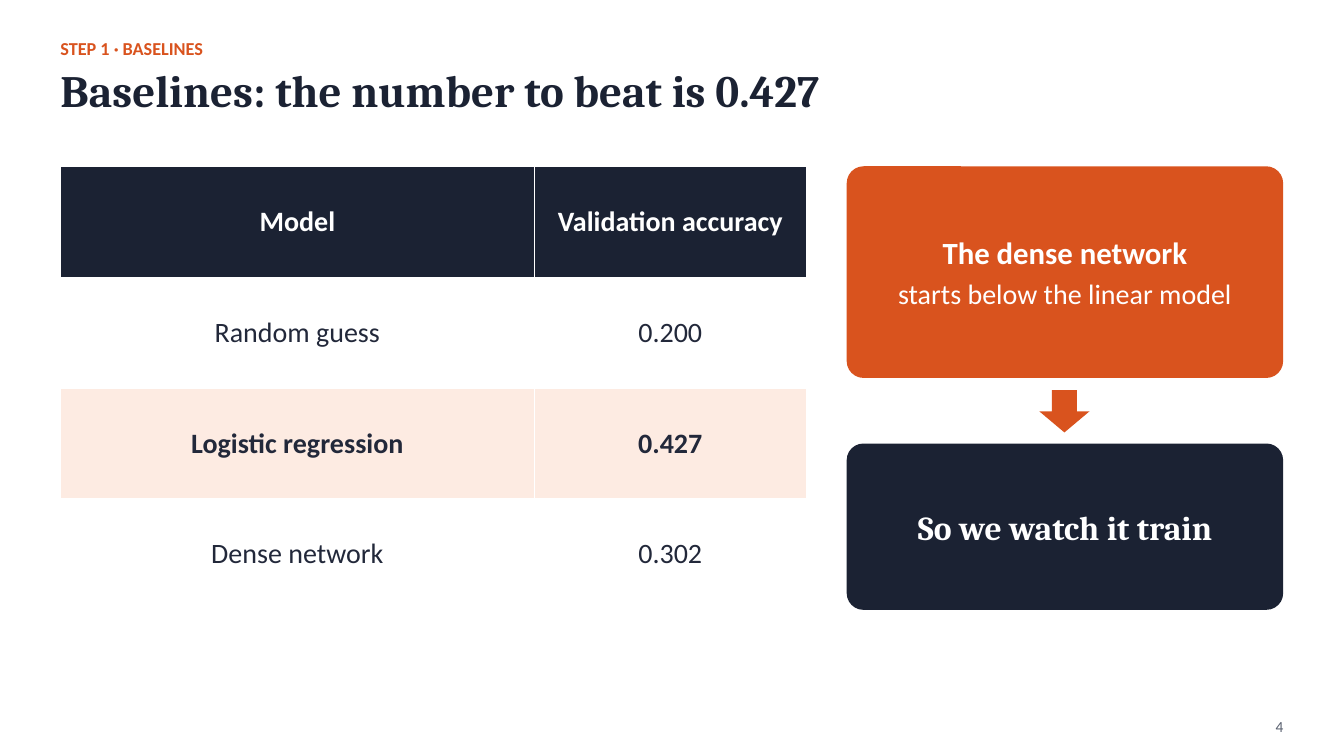
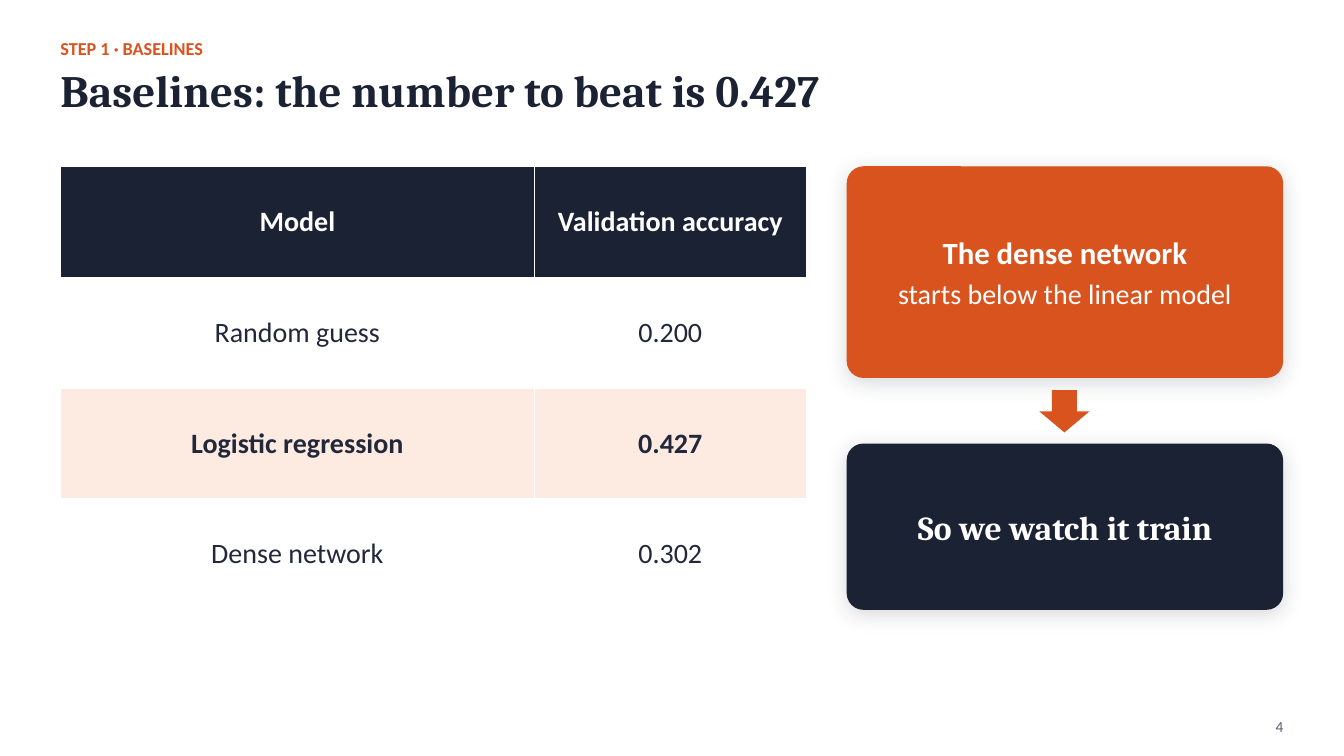
Before and after one commit to Bastienrag/Neural_Networks_Project_B2C, a slide deck: slide 4 of présentation/Intelligent_Museum_Guide_without_images.pptx. Drawn at 1344x756 pixels with LibreOffice and Linux fonts; fonts in the diff are those of the drawing. Boxes give left, top, right and bottom in pixels: in the first picture for what was removed or moved away, otherwise in the second. Text is boxed around its words. In the diff, an @@ line names an element or a change of style, - is before the commit and + after.

```diff
--- a/présentation/Intelligent_Museum_Guide_without_images.pptx
+++ b/présentation/Intelligent_Museum_Guide_without_images.pptx
@@ rounded rectangle "The dense network" at (x1=847, y1=166, x2=1284, y2=378): shadow on @@
@@ rounded rectangle "So we watch it train" at (x1=847, y1=444, x2=1284, y2=610): shadow on @@
```
Also in this commit, not shown: 10 other slides changed.
